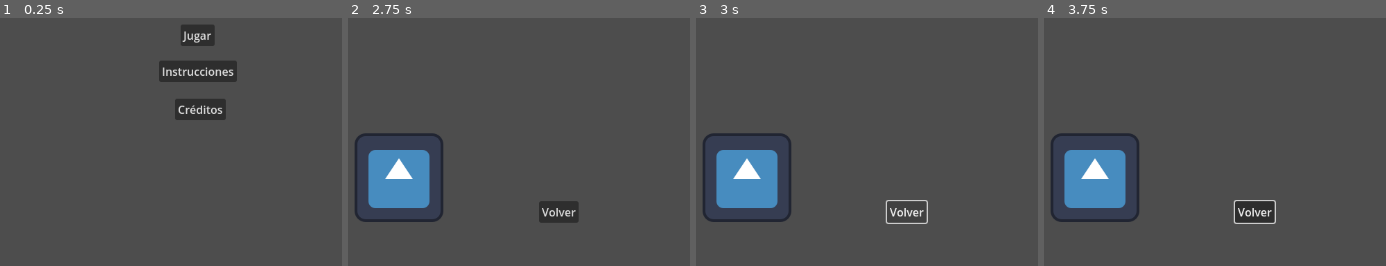
Above: before the commit, frames 1-4 (left to right).
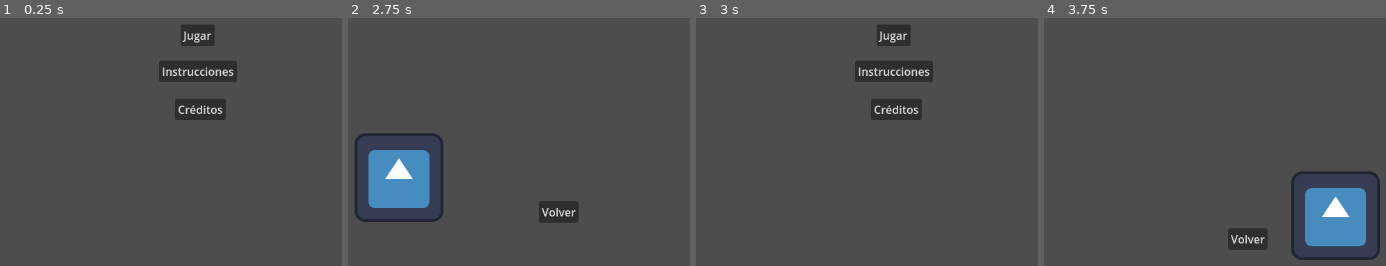
Above: after the commit, the same moments.

Repository: 8guy474w2ekrfhfolw3e98/Men-2
Game: Godot game, scene res://Menú.tscn
The game is run twice, just before and just after one commit, with the same random seed, the same clock (stepped at 60 frames per second) and the same inputs. Before the commit the project has no main scene; this scene is started directly in both runs. The engine's default icon, where the game draws it, is replaced by a stand-in: a white triangle on a blue panel in a dark square.
Inputs (mouse positions are in pixels of both pictures, inside the frame that each line leads up to):
- Up to frame 1 (0.25 s): no input
- Up to frame 2 (2.75 s): click "Instrucciones" at 0.5 s; click "Volver" at 1.25 s; click "Créditos" at 2 s
- Up to frame 3 (3 s): click "Volver" at 2.75 s
- Up to frame 4 (3.75 s): click (1242, 35) at 3.5 s, where only the run after the commit has a clickable "Jugar"

Frames 1-2 are identical in both runs. In frame 3, 9.3% of the frame differs, in the area x 2-70%, y 2-84%; in frame 4, 13%, in the area x 2-99%, y 46-98%.

Commit message:
Add files via upload

Diff:
--- a/Menú/Créditos.tscn
+++ b/Menú/Créditos.tscn
@@ -16,3 +16,5 @@
 [node name="Sprite2D" type="Sprite2D" parent="."]
 position = Vector2(222, 369)
 texture = ExtResource("2_2ml4x")
+
+[connection signal="pressed" from="Volver" to="." method="_on_volver_pressed"]
--- a/Menú/Menú.tscn
+++ b/Menú/Menú.tscn
@@ -28,3 +28,4 @@
 
 [connection signal="pressed" from="Intrucciones" to="." method="_on_intrucciones_pressed"]
 [connection signal="pressed" from="Créditos" to="." method="_on_créditos_pressed"]
+[connection signal="pressed" from="Jugar" to="." method="_on_jugar_pressed"]
--- a/Menú/Node2D.gd
+++ b/Menú/Node2D.gd
@@ -13,3 +13,10 @@
 func _on_créditos_pressed():
 	get_tree().change_scene_to_packed(change_scene2)
 	pass # Replace with function body.
+
+
+	var change_scene3 = load("res://jugar.tscn")
+
+func _on_jugar_pressed():
+	get_tree(). change_scene_to_packed(change_scene)
+	pass # Replace with function body.
--- /dev/null
+++ b/Menú/Volver.gd
@@ -0,0 +1,11 @@
+extends Button
+
+
+# Called when the node enters the scene tree for the first time.
+func _ready():
+	pass # Replace with function body.
+
+
+# Called every frame. 'delta' is the elapsed time since the previous frame.
+func _process(delta):
+	pass
--- /dev/null
+++ b/Menú/jugar.gd
@@ -0,0 +1,11 @@
+extends Node2D
+
+var change_scene = load("res://Menú.tscn")
+
+func _on_jugar_pressed():
+	get_tree(). change_scene_to_packed(change_scene)
+	pass # Replace with function body.
+
+func _on_volver_pressed():
+	get_tree(). change_scene_to_packed(change_scene)
+	pass # Replace with function body.
--- /dev/null
+++ b/Menú/jugar.tscn
@@ -0,0 +1,17 @@
+[gd_scene load_steps=3 format=3 uid="uid://bdkwcw7dlvrw2"]
+
+[ext_resource type="Script" path="res://jugar.gd" id="1_b5lgh"]
+[ext_resource type="Script" path="res://Volver.gd" id="2_s0ppd"]
+
+[node name="Jugar" type="Node2D"]
+script = ExtResource("1_b5lgh")
+
+[node name="Volver" type="Button" parent="."]
+offset_left = 395.0
+offset_top = 243.0
+offset_right = 452.0
+offset_bottom = 274.0
+text = "Volver"
+script = ExtResource("2_s0ppd")
+
+[connection signal="pressed" from="Volver" to="." method="_on_volver_pressed"]
--- a/Menú/project.godot
+++ b/Menú/project.godot
@@ -11,5 +11,6 @@
 [application]
 
 config/name="Menú"
+run/main_scene="res://Menú.tscn"
 config/features=PackedStringArray("4.1", "Forward Plus")
 config/icon="res://icon.svg"
